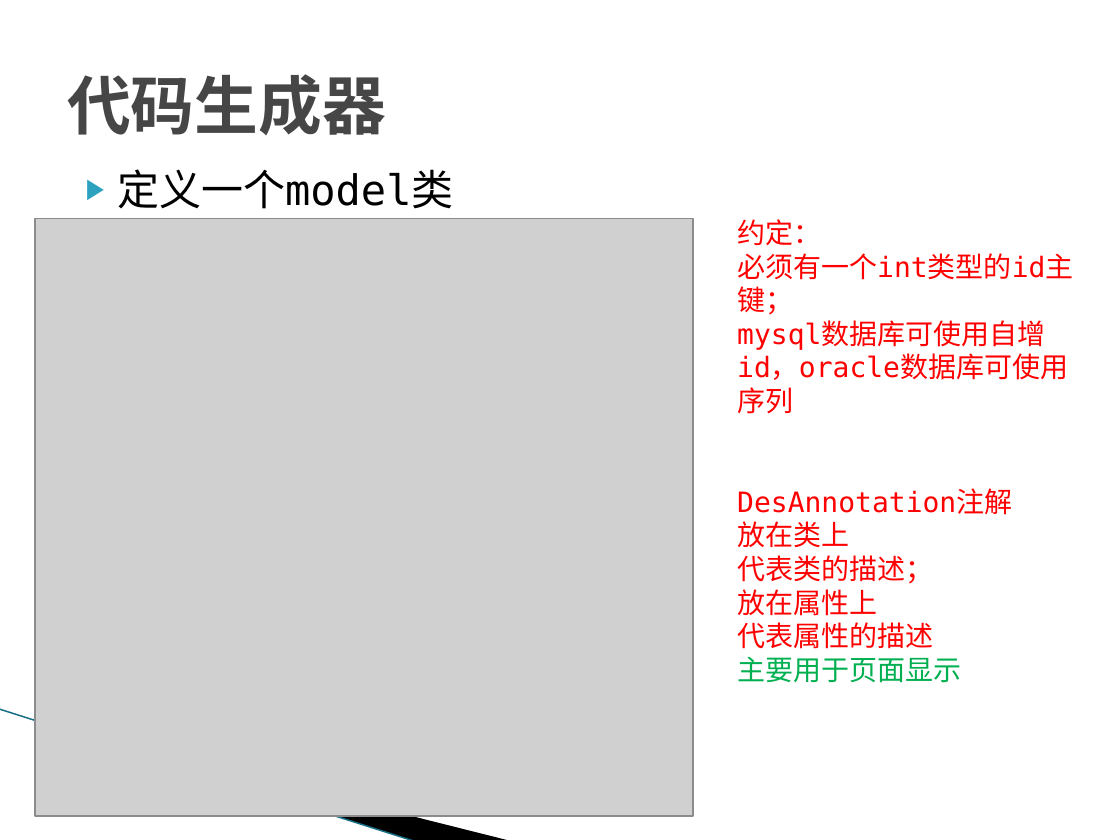
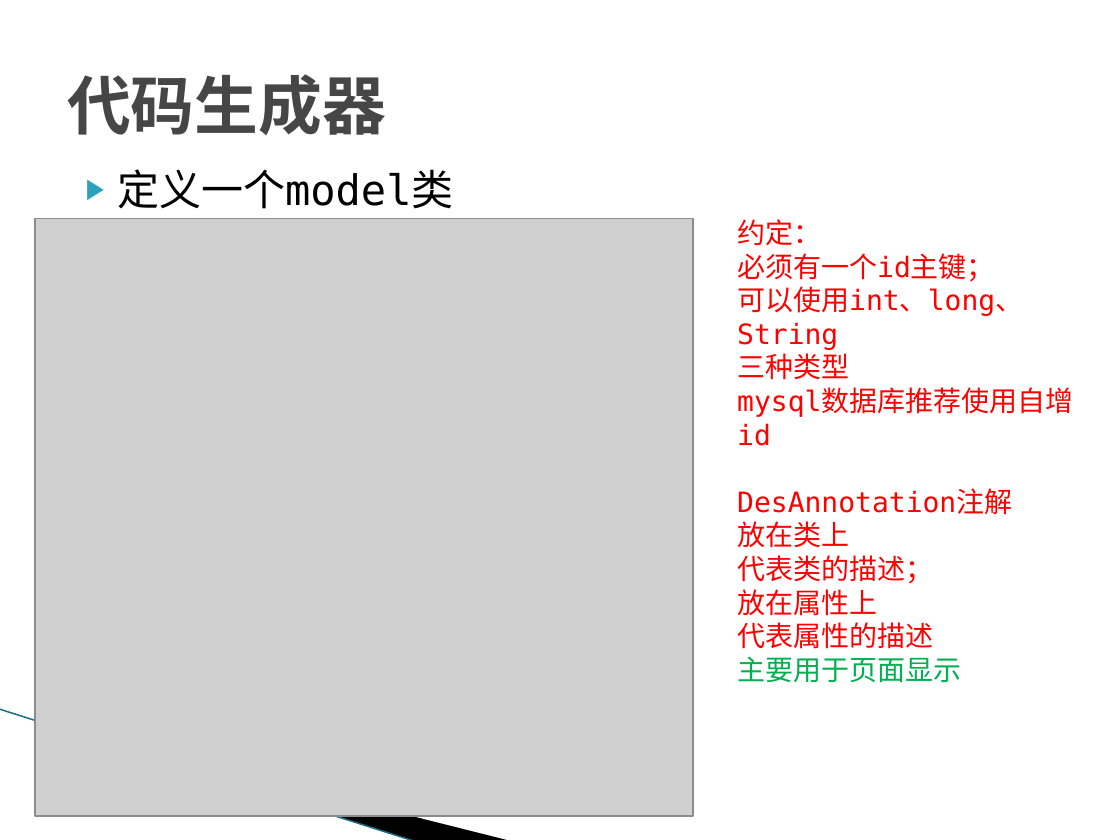
Before and after one commit to nikorliu/simbaRoot, a slide deck: slide 12 of doc/框架使用说明.pptx (slide 10 before the commit). Drawn at 1120x840 pixels with LibreOffice and Linux fonts; fonts in the diff are those of the drawing; grey boxes stand for pictures; background and template pictures are left out. Boxes give left, top, right and bottom in pixels: in the first picture for what was removed or moved away, otherwise in the second. Text is boxed around its words. In the diff, an @@ line names an element or a change of style, - is before the commit and + after.

Commit message:
框架使用说明ppt更新

```diff
--- a/doc/框架使用说明.pptx
+++ b/doc/框架使用说明.pptx
@@ text at (737, 253, 1023, 380): text changed @@
-必须有一个int类型的id主键；
-mysql数据库可使用自增id，oracle数据库可使用序列
+必须有一个id主键；
+可以使用int、long、String
+三种类型
+mysql数据库推荐使用自增id
```
Also in this commit, not shown: 17 other slides changed, 15 slides added, 8 slides removed, 1 other file.
